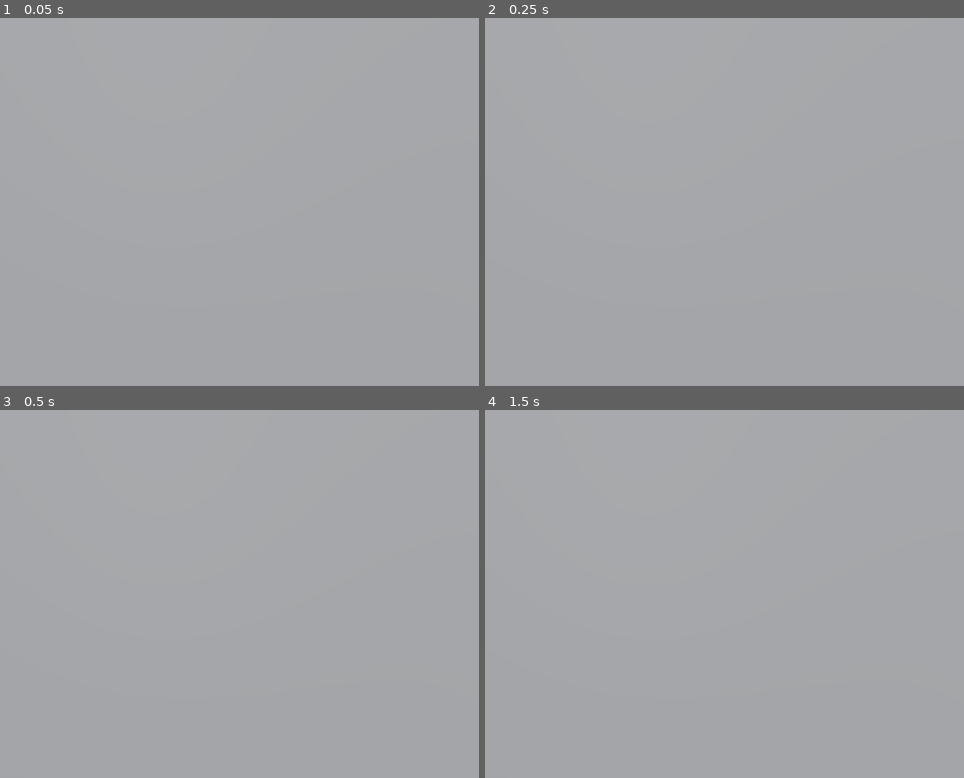
Above: before the commit, frames 1-4 (two rows, left to right).
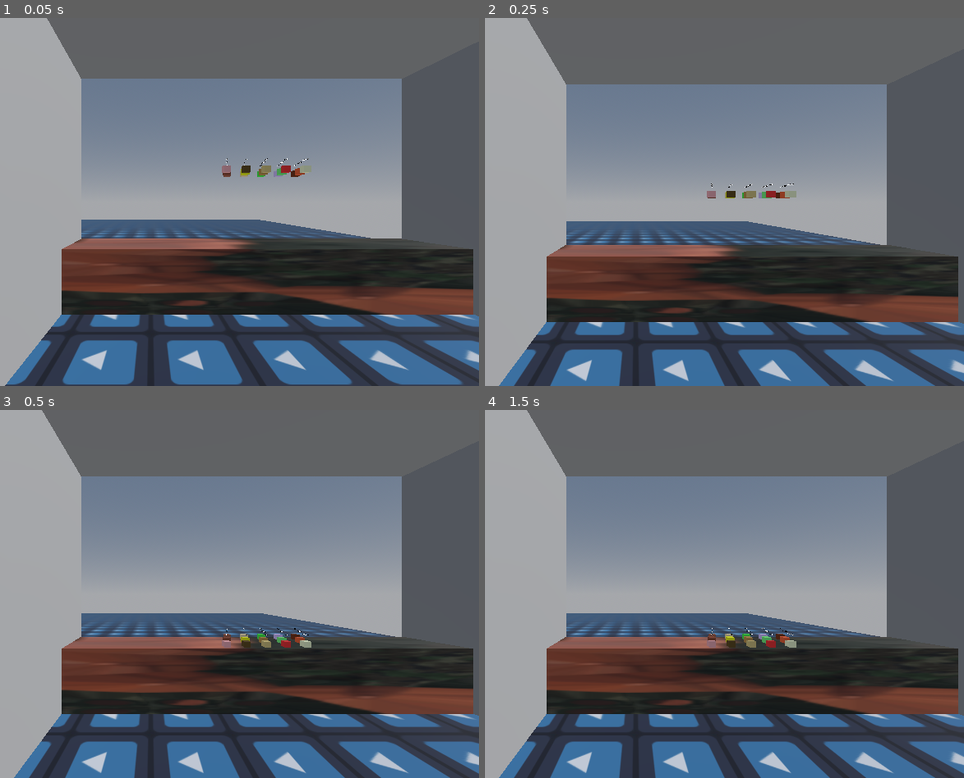
Above: after the commit, the same moments.

Repository: Z0RAS/VR_Game_GODOT
Game: Godot game, scene res://main.tscn
Two runs of this game, one before a commit and one after it. Both use one fixed random seed, a clock stepped at 60 frames per second and the inputs below. The engine's default icon, where the game draws it, is replaced by a stand-in: a white triangle on a blue panel in a dark square.
Inputs (mouse positions are in pixels of both pictures, inside the frame that each line leads up to):
- Up to frame 1 (0.05 s): no input
- Up to frame 2 (0.25 s): no input
- Up to frame 3 (0.5 s): no input
- Up to frame 4 (1.5 s): tap Enter (ui_accept) at 0.5, 0.77, 1.07, 1.25 s; move the mouse to (781, 575) at 0.52 s; hold Right (ui_right) 0.53-1.25 s; click (781, 575) at 0.67 s; drag from (504, 612) to (604, 667) at 1.27 s

The runs differ from the first frame. In frame 1, 77% of the frame differs, in the area x 1-100%, y 0-100%; in frame 2, 77%; in frame 3, 76%; in frame 4, 76%.

Commit message:
Removed code
Duplicate code removed from item spawn

Diff:
--- a/vr_kebab/Grabbables.tscn
+++ b/vr_kebab/Grabbables.tscn
@@ -1,10 +1,9 @@
-[gd_scene load_steps=10 format=3 uid="uid://cefppmj8thpsw"]
+[gd_scene load_steps=9 format=3 uid="uid://cefppmj8thpsw"]
 
 [ext_resource type="PackedScene" uid="uid://c8l60rnugru40" path="res://addons/godot-xr-tools/objects/pickable.tscn" id="1_ae35o"]
 [ext_resource type="Material" uid="uid://cdb40djkihelq" path="res://addons/godot-xr-tools/hands/materials/cleaning_glove.tres" id="2_vmytl"]
 [ext_resource type="PackedScene" uid="uid://ctw7nbntd5pcj" path="res://addons/godot-xr-tools/objects/grab_points/grab_point_hand_right.tscn" id="3_vmytl"]
 [ext_resource type="Script" uid="uid://bpahxy24ocofs" path="res://addons/godot-xr-tools/objects/highlight/highlight_visible.gd" id="4_s38xu"]
-[ext_resource type="Script" uid="uid://b05tngdgryqx" path="res://item_manager.gd" id="5_grbjp"]
 
 [sub_resource type="BoxShape3D" id="BoxShape3D_a2kvu"]
 size = Vector3(0.1, 0.1, 0.1)
@@ -41,10 +40,7 @@
 [node name="MeshInstance3D" type="MeshInstance3D" parent="XRToolsHighlightVisible" index="0"]
 mesh = SubResource("BoxMesh_jnp2a")
 
-[node name="Metadata" type="Node" parent="." index="4"]
-script = ExtResource("5_grbjp")
-
-[node name="ItemLabel" type="Label3D" parent="." index="5"]
+[node name="ItemLabel" type="Label3D" parent="." index="4"]
 transform = Transform3D(1, 0, 0, 0, 1, 0, 0, 0, 1, 0, 0.1, 0)
 pixel_size = 0.0004
 texture_filter = 0
--- a/vr_kebab/item_manager.gd
+++ /dev/null
@@ -1,11 +0,0 @@
-extends Node
-
-@export var item_type: String = "Item"
-@export var color: Color = Color.WHITE
-
-@onready var mesh_instance := $"../ItemMesh"
-
-func _ready():
-	var mat := StandardMaterial3D.new()
-	mat.albedo_color = color
-	mesh_instance.material_override = mat
--- a/vr_kebab/main.tscn
+++ b/vr_kebab/main.tscn
@@ -60,13 +60,13 @@
 script = ExtResource("1_1bvp3")
 
 [node name="XROrigin3D" type="XROrigin3D" parent="."]
+transform = Transform3D(-4.371139e-08, 0, -1, 0, 1, 0, 1, 0, -4.371139e-08, 0, 0, 0)
 
 [node name="XRCamera3D" type="XRCamera3D" parent="XROrigin3D"]
 transform = Transform3D(1, 0, 0, 0, 1, 0, 0, 0, 1, 0, 1.7, 0)
 
 [node name="LeftHand" type="XRController3D" parent="XROrigin3D"]
 transform = Transform3D(1, 0, 0, 0, 1, 0, 0, 0, 1, -0.5, 1, -0.5)
-visible = false
 tracker = &"left_hand"
 
 [node name="LeftHand" parent="XROrigin3D/LeftHand" instance=ExtResource("2_lquwl")]
@@ -80,6 +80,7 @@
 [node name="RightHand" parent="XROrigin3D/RightHand" instance=ExtResource("3_7mycd")]
 
 [node name="FunctionTeleport" parent="XROrigin3D/RightHand" instance=ExtResource("5_4c57u")]
+transform = Transform3D(1, 0, 0, 0, 1, 0, 0, 0, 0.32, 0, 0, 0)
 player_height = 0.4
 
 [node name="FunctionPickup" parent="XROrigin3D/RightHand" instance=ExtResource("4_efxa6")]
Not shown, removed: vr_kebab/item_manager.gd.uid
